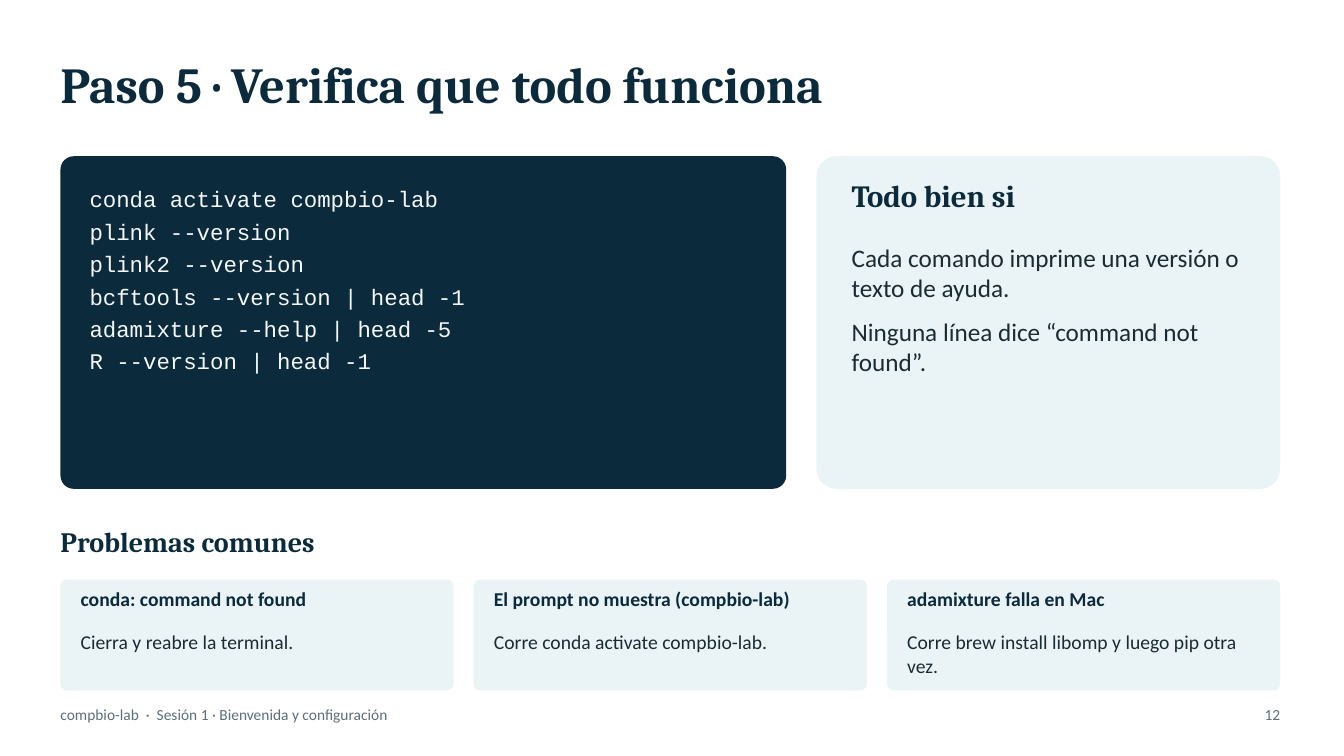
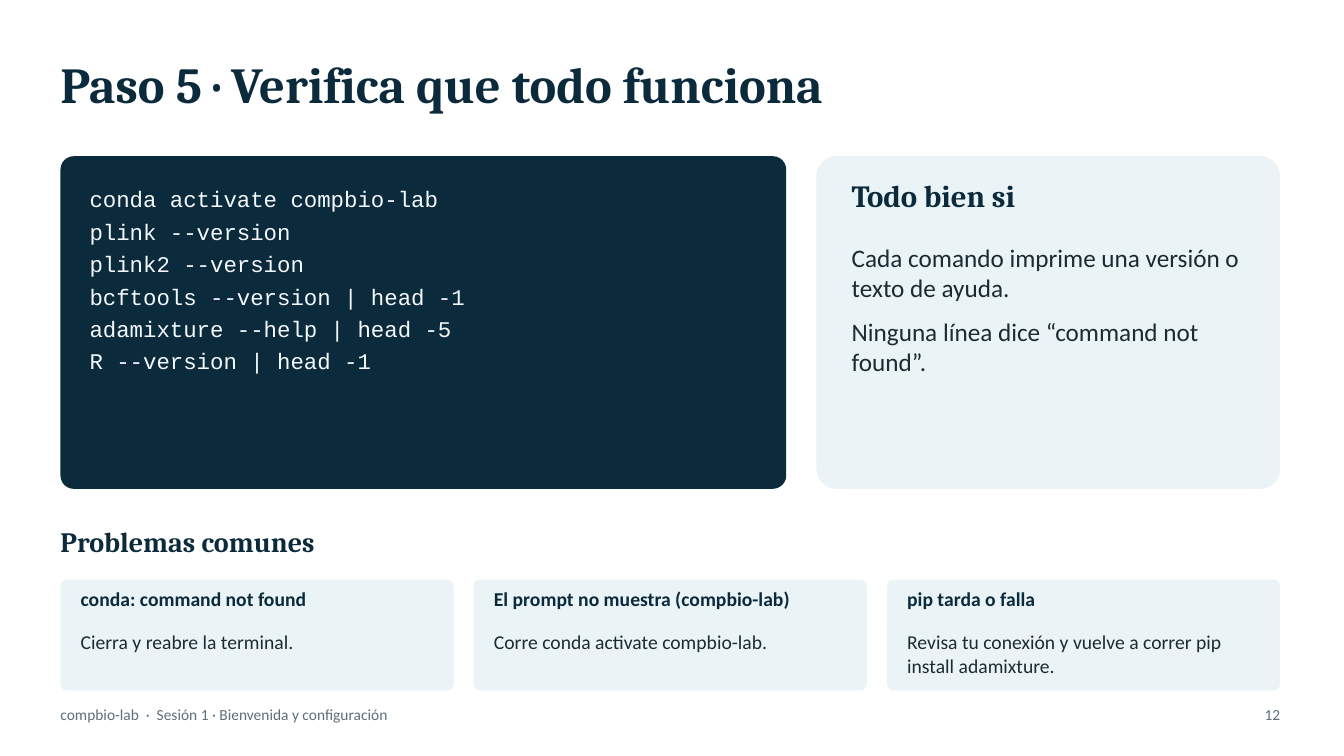
Before and after one commit to RamGonzalez/compbio-lab, a slide deck: slide 12 of slides/sesion1_bienvenida_configuracion.pptx. Drawn at 1344x756 pixels with LibreOffice and Linux fonts; fonts in the diff are those of the drawing. Boxes give left, top, right and bottom in pixels: in the first picture for what was removed or moved away, otherwise in the second. Text is boxed around its words. In the diff, an @@ line names an element or a change of style, - is before the commit and + after.

Commit message:
Mac: sin wget ni Homebrew (curl y libomp incluida en la rueda de ADAMIXTURE)

```diff
--- a/slides/sesion1_bienvenida_configuracion.pptx
+++ b/slides/sesion1_bienvenida_configuracion.pptx
@@ text at (907,592,1035,609): text changed @@
-adamixture falla en Mac
+pip tarda o falla
@@ text at (907,635,1221,673): text changed @@
-Corre brew install libomp y luego pip otra vez.
+Revisa tu conexión y vuelve a correr pip install adamixture.
```
Also in this commit, not shown: 2 other slides changed, 1 other file.
